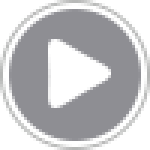
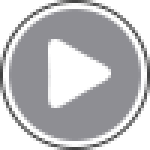
Layered file, before and after one edit (150x150). Changes by layer:
painted on "Border" over (0, 0, 150, 150)
